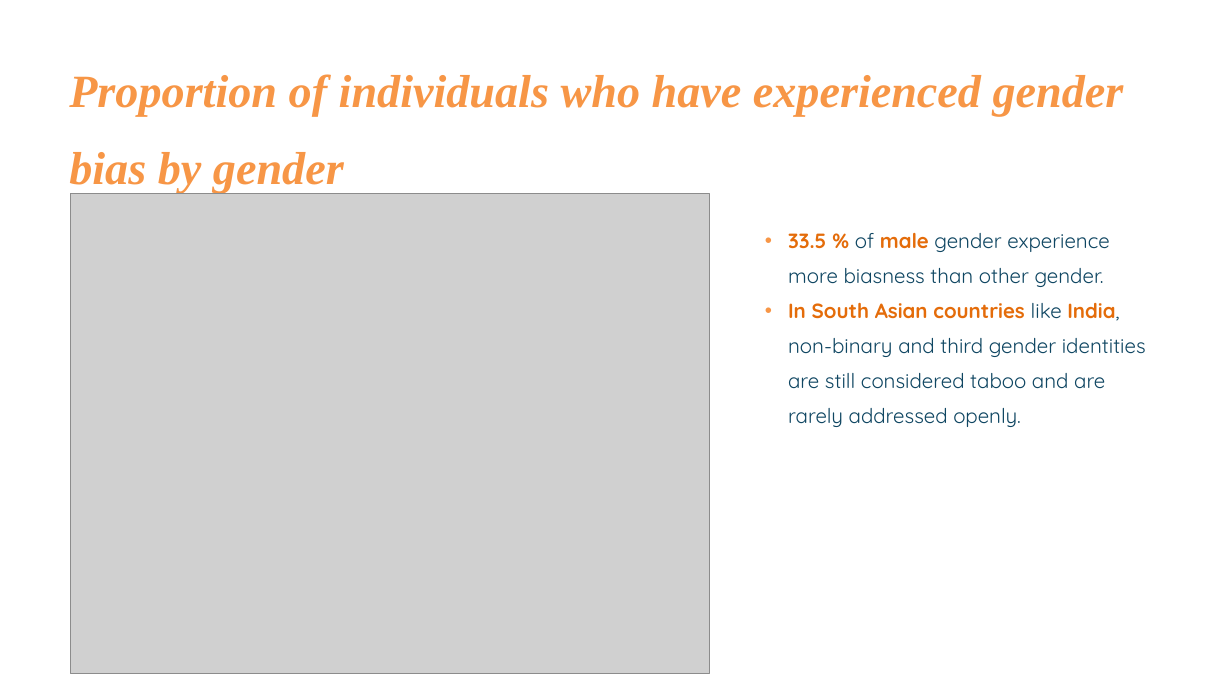
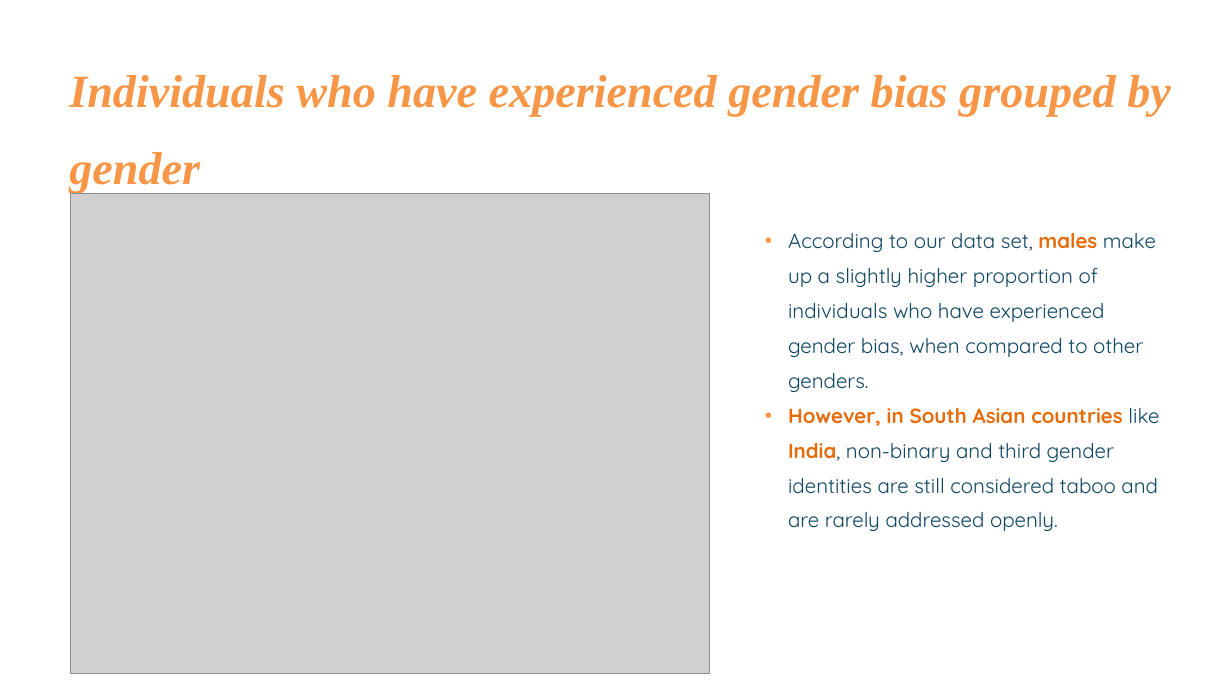
Before and after one commit to eliu14/project_1, a slide deck: slide 6 of PROJECT 1 FINAL PPT.pptx. Drawn at 1232x693 pixels with LibreOffice and Linux fonts; fonts in the diff are those of the drawing; grey boxes stand for pictures. Boxes give left, top, right and bottom in pixels: in the first picture for what was removed or moved away, otherwise in the second. Text is boxed around its words. In the diff, an @@ line names an element or a change of style, - is before the commit and + after.

Commit message:
Update powerpoint

```diff
--- a/PROJECT 1 FINAL PPT.pptx
+++ b/PROJECT 1 FINAL PPT.pptx
@@ text at (69, 75, 1171, 193): text changed @@
-Proportion of individuals who have experienced gender bias by gender
+Individuals who have experienced gender bias grouped by gender
@@ text at (788, 233, 1159, 531): text changed @@
-• 33.5 % of male gender experience more biasness than other gender.
-• In South Asian countries like India, non-binary and third gender identities are still considered taboo and are rarely addressed openly.
+• According to our data set, males make up a slightly higher proportion of individuals who have experienced gender bias, when compared to other genders.
+• However, in South Asian countries like India, non-binary and third gender identities are still considered taboo and are rarely addressed openly.
```
Also in this commit, not shown: 3 other slides changed.
